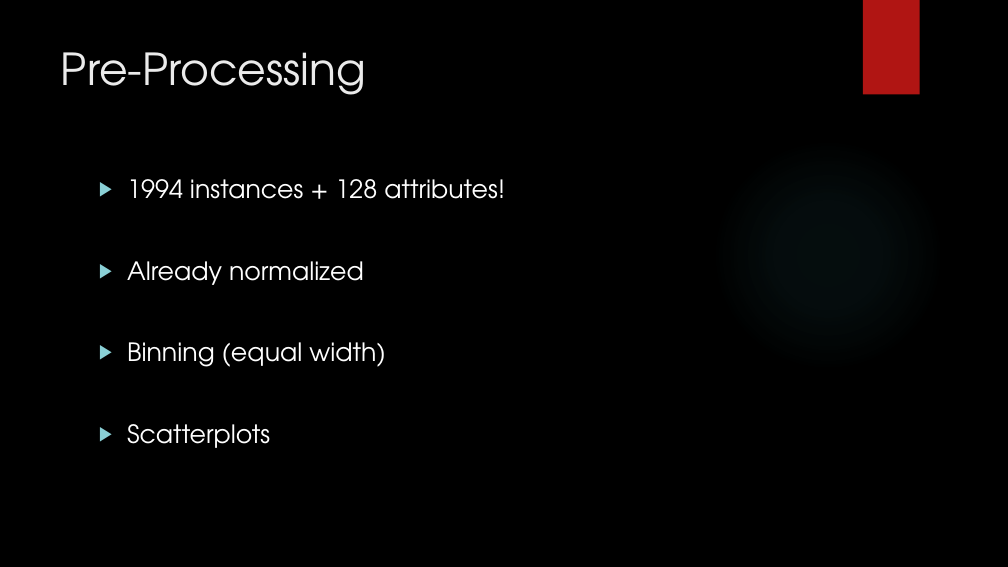
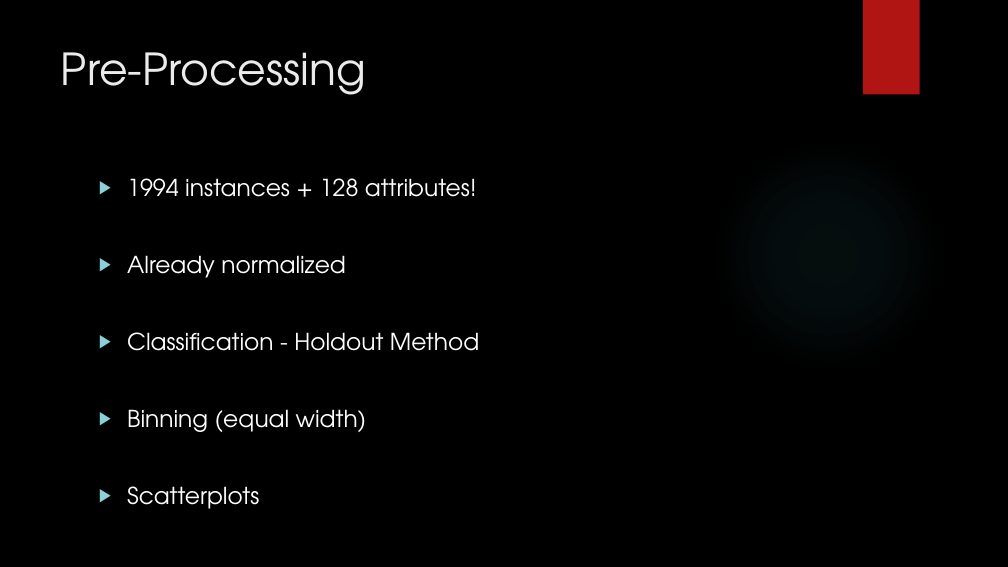
Before and after one commit to Polo08816/DataMining, a slide deck: slide 5 of GroupProject/GroupProject.pptx. Drawn at 1008x567 pixels with LibreOffice and Linux fonts; fonts in the diff are those of the drawing; background and template pictures are left out. Boxes give left, top, right and bottom in pixels: in the first picture for what was removed or moved away, otherwise in the second. Text is boxed around its words. In the diff, an @@ line names an element or a change of style, - is before the commit and + after.

```diff
--- a/GroupProject/GroupProject.pptx
+++ b/GroupProject/GroupProject.pptx
@@ text at box(127, 178, 477, 509): size 24 to 22.2 pt in "1994 instances + 128 attributes!", "Already normalized", "Binning (equal width)", "Scatterplots" @@
@@ text at box(127, 332, 479, 351): paragraph added @@
+  ▶ Classification - Holdout Method
```
Also in this commit, not shown: 5 other slides changed, 1 slide added, 1 slide removed.
